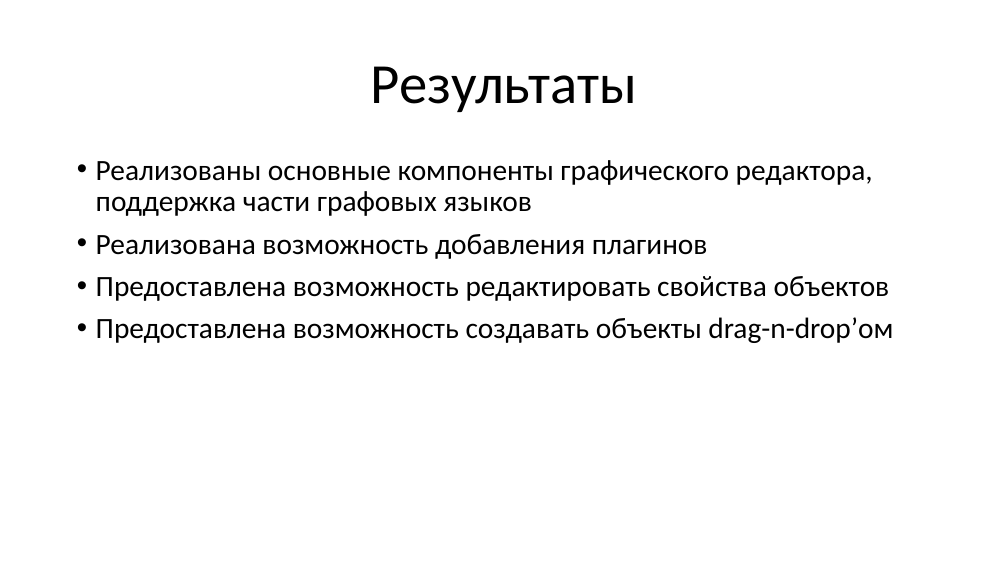
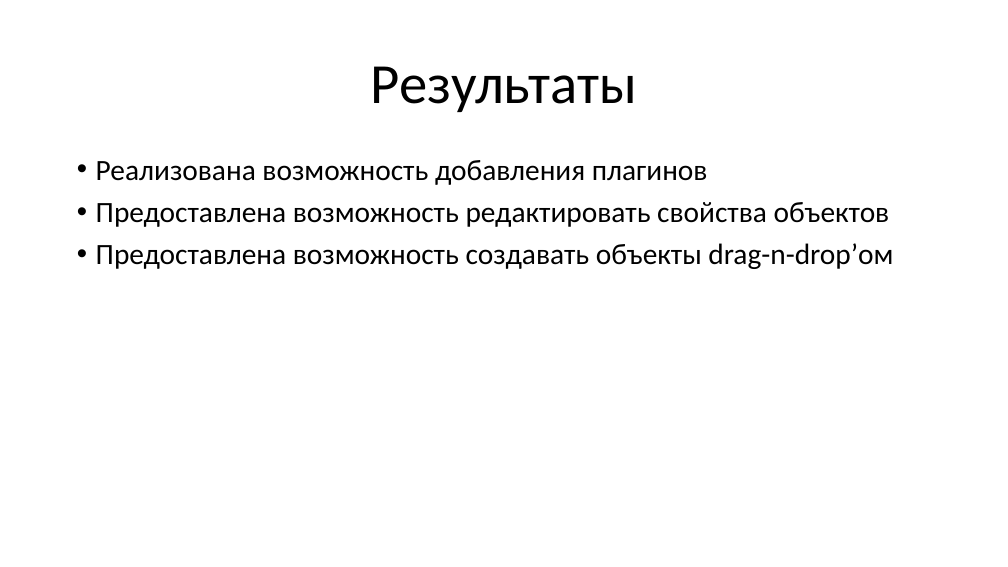
Before and after one commit to RexTremendaeMajestatis/Presentations, a slide deck: slide 10 of REAL.NET.pptx (slide 9 before the commit). Drawn at 1008x567 pixels with LibreOffice and Linux fonts; fonts in the diff are those of the drawing. Boxes give left, top, right and bottom in pixels: in the first picture for what was removed or moved away, otherwise in the second. Text is boxed around its words. In the diff, an @@ line names an element or a change of style, - is before the commit and + after.

```diff
--- a/REAL.NET.pptx
+++ b/REAL.NET.pptx
@@ text at (x1=96, y1=160, x2=873, y2=216): paragraph removed @@
-• Реализованы основные компоненты графического редактора, поддержка части графовых языков
```
Also in this commit, not shown: 2 other slides changed, 1 slide added.
